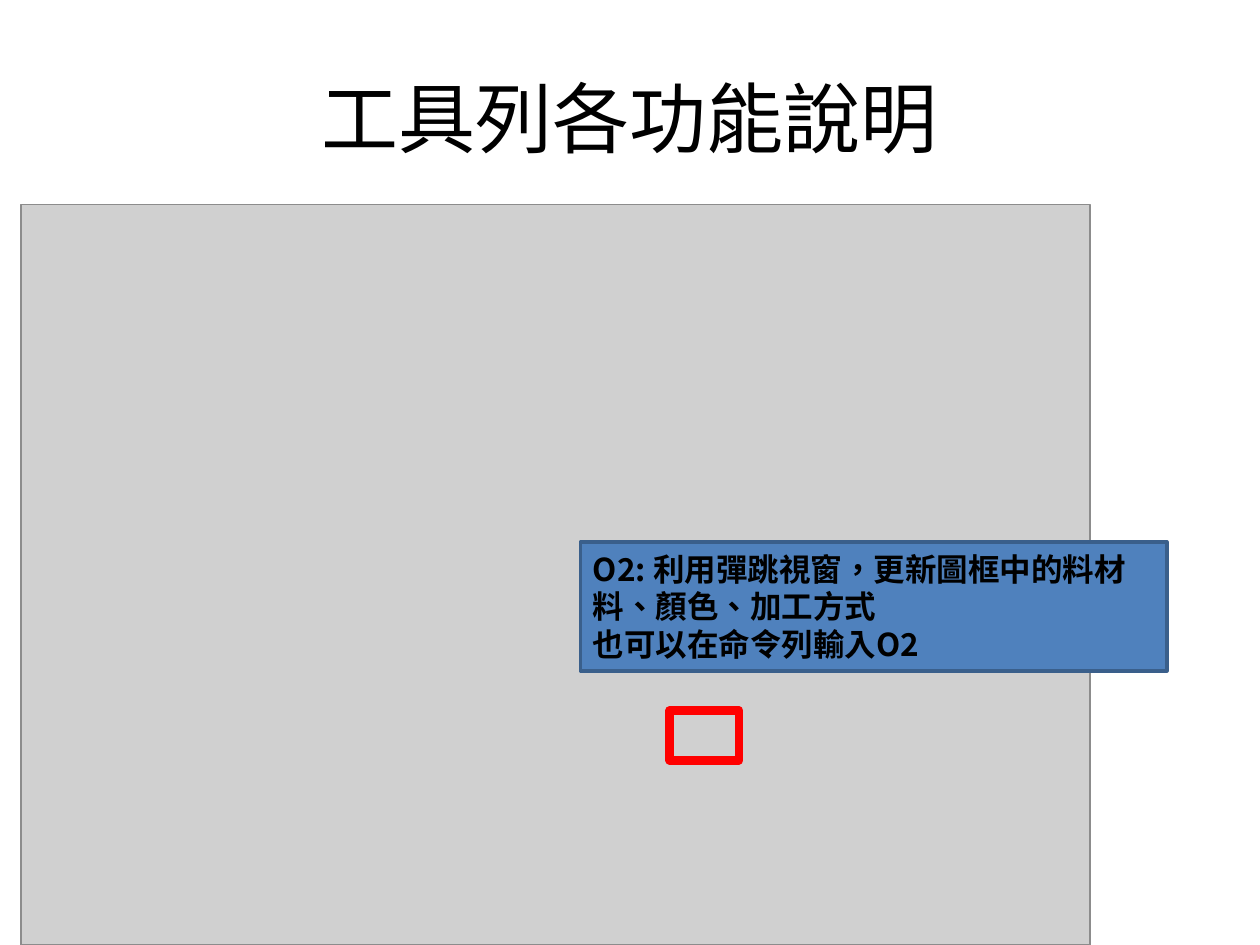
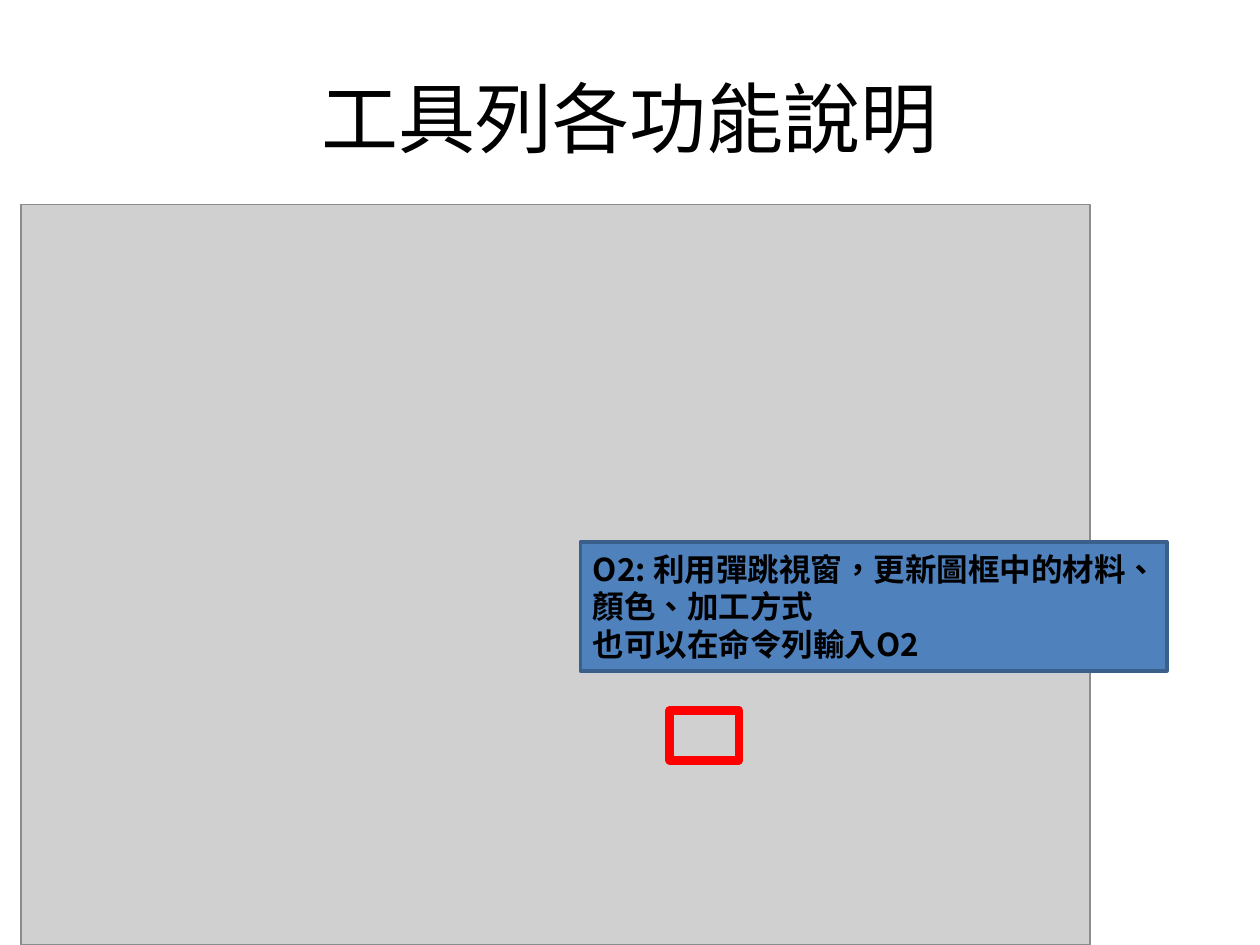
Before and after one commit to stanleykao72/odoo_autocad, a slide deck: slide 36 of python_installer/odoo_autocad_installation_guide.pptx. Drawn at 1260x945 pixels with LibreOffice and Linux fonts; fonts in the diff are those of the drawing; grey boxes stand for pictures. Boxes give left, top, right and bottom in pixels: in the first picture for what was removed or moved away, otherwise in the second. Text is boxed around its words. In the diff, an @@ line names an element or a change of style, - is before the commit and + after.

```diff
--- a/python_installer/odoo_autocad_installation_guide.pptx
+++ b/python_installer/odoo_autocad_installation_guide.pptx
@@ text in rectangle at bbox=[593, 554, 1157, 621]: text changed @@
-O2: 利用彈跳視窗，更新圖框中的料材料、顏色、加工方式
+O2: 利用彈跳視窗，更新圖框中的材料、顏色、加工方式
```
Also in this commit, not shown: 1 other slide changed, 1 slide added, 1 slide removed, 14 other files.
